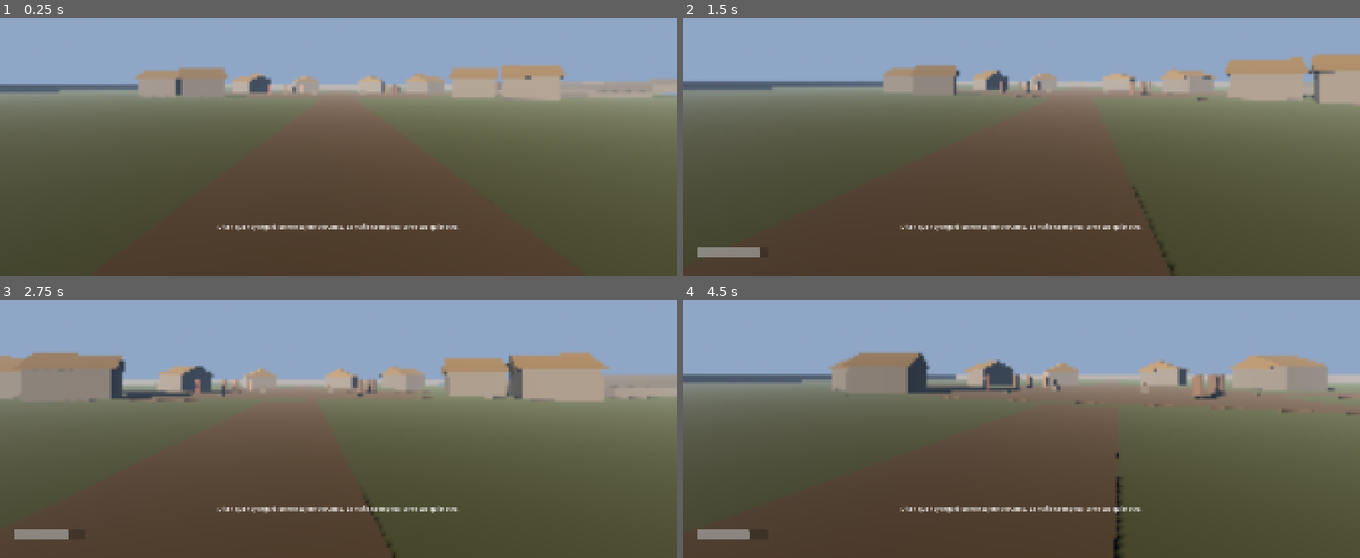
Above: before the commit, frames 1-4 (two rows, left to right).
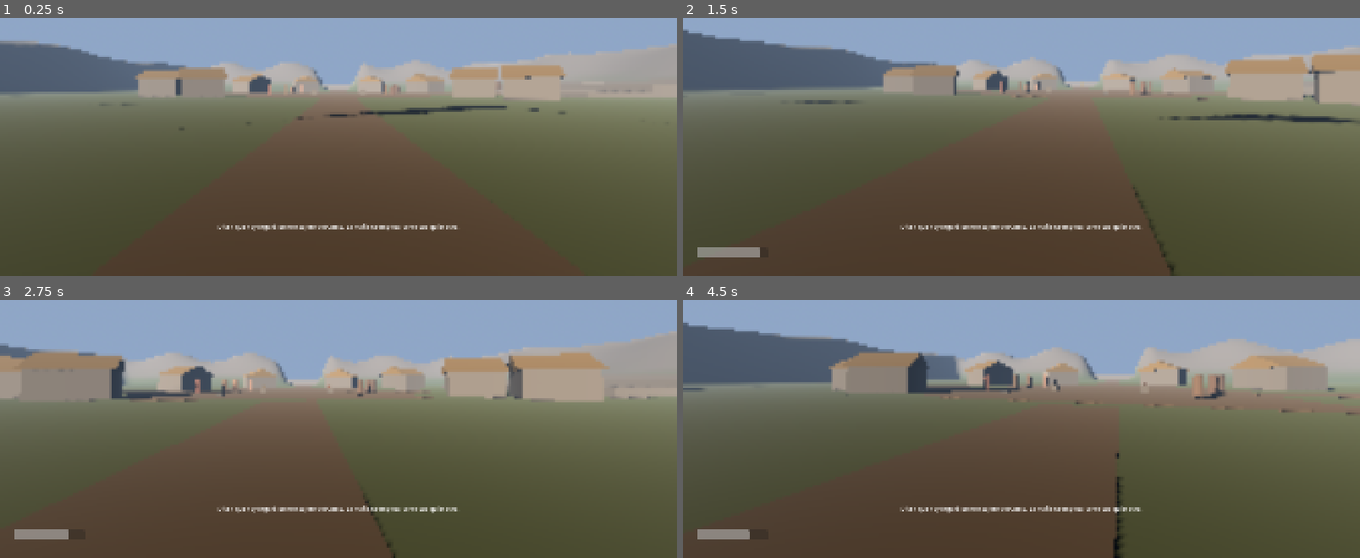
Above: after the commit, the same moments.

Repository: joseamaya/memorias-del-peru
Game: Godot game, scene res://campaigns/01_pachacutec/scenes/world/mundo_base.tscn
Same seed, same stepped clock (60 frames per second), same inputs: the game is played once before the commit and once after it. Sound files missing from this copy of the repository are replaced by a short silence.
Inputs (mouse positions are in pixels of both pictures, inside the frame that each line leads up to):
- Up to frame 1 (0.25 s): no input
- Up to frame 2 (1.5 s): tap Enter at 0.5 s; move the mouse to (1055, 85) at 0.52 s; hold Shift (run) 0.53-1.28 s; hold W (move_forward) from 0.53 s (still down); tap Space (jump) at 0.77 s; move the mouse to (987, 87) at 1.27 s; tap E (interact) at 1.35 s
- Up to frame 3 (2.75 s): keep holding W (move_forward); tap Space (jump) at 1.52 s; tap Shift (run) at 1.55 s; move the mouse to (352, 361) at 2.02 s; hold Shift (run) from 2.03 s (still down)
- Up to frame 4 (4.5 s): keep holding W (move_forward); move the mouse to (1014, 374) at 2.77 s; release Shift (run) at 2.78 s; tap Shift (run) at 2.85, 3.8, 4.35 s; tap Space (jump) at 3.02, 3.77 s; move the mouse to (1068, 372) at 3.52 s; hold E (interact) 3.53-4.28 s; move the mouse to (967, 361) at 4.27 s

The runs differ from the first frame. In frame 1, 7.4% of the frame differs, in the area x 0-100%, y 8-40%; in frame 2, 7.5%; in frame 3, 4.8%; in frame 4, 8.3%, in the area x 0-100%, y 8-35%.

Commit message:
pachacutec(world): pasos en piedra, murmullo, cresta y terrazas macizas
- Pasos por superficie: FootstepSet (core) asocia sonidos a una superficie;
  PlayerFPS consulta el suelo con un rayo corto y usa el metadato
  footstep_surface. Las terrazas se marcan como piedra.
- Murmullo de la plaza (placeholder sintético) desde la noticia hasta la
  llamada, con fundido de entrada y salida.
- Cresta en el borde: el terreno sube ~11 m entre 61 y 73 m con pendiente
  no transitable, laderas color roca y paso abierto en el camino norte.
- Terrazas: los bloques de los niveles 2 y 3 flotaban y el jugador podía
  encajarse bajo las rampas desde el este; ahora son macizos, con relleno
  bajo cada rampa elevada y tapa en su extremo alto.

Añade test_footstep_surfaces, test_plaza_murmur_phases, test_boundary_ridge
y test_terraces_solid; actualiza docs/02, docs/06, LICENSE.md y el alcance.

Co-Authored-By: Claude Opus 5.5 <noreply@anthropic.com>

Diff:
--- a/campaigns/01_pachacutec/scripts/world/mundo_base.gd
+++ b/campaigns/01_pachacutec/scripts/world/mundo_base.gd
@@ -8,6 +8,19 @@
 const TERRAIN_RESOLUTION: int = 64
 const PLATEAU_RADIUS: float = 55.0
 const BOUNDARY_RADIUS: float = 70.0
+## Cresta del borde: el terreno sube entre RIDGE_START y RIDGE_FULL (distancia
+## de Chebyshev al centro) hasta RIDGE_HEIGHT metros, con una pendiente que el
+## jugador no puede subir. Los muros de BOUNDARY_RADIUS quedan como respaldo.
+const RIDGE_START: float = 61.0
+const RIDGE_FULL: float = 73.0
+const RIDGE_HEIGHT: float = 11.0
+## Paso abierto en la cresta norte, por donde llega el mensajero.
+const PASS_HALF_WIDTH: float = 5.0
+const PASS_EDGE: float = 12.0
+const GRASS_COLOR: Color = Color(0.35, 0.4, 0.22, 1.0)
+const ROCK_COLOR: Color = Color(0.46, 0.43, 0.38, 1.0)
+const ROCK_FROM_HEIGHT: float = 1.0
+const ROCK_FULL_HEIGHT: float = 4.0
 const DEBUG_PROFILE_KEY: Key = KEY_F2
 const AMBIENCE_PATH: String = "res://shared_assets/audio/ambience_wind_birds.ogg"
 const FOOTSTEP_PATHS: Array[String] = [
@@ -15,6 +28,21 @@
 	"res://shared_assets/audio/pasos_tierra_02.wav",
 	"res://shared_assets/audio/pasos_tierra_03.wav",
 ]
+const STONE_FOOTSTEP_PATHS: Array[String] = [
+	"res://shared_assets/audio/pasos_piedra_01.wav",
+	"res://shared_assets/audio/pasos_piedra_02.wav",
+	"res://shared_assets/audio/pasos_piedra_03.wav",
+]
+const MURMUR_PATH: String = "res://shared_assets/audio/murmullo_plaza.wav"
+const MURMUR_VOLUME_DB: float = -8.0
+const MURMUR_SILENT_DB: float = -40.0
+const MURMUR_FADE_IN: float = 2.0
+const MURMUR_FADE_OUT: float = 5.0
+## Tapa del extremo alto de cada rampa: grosor y margen bajo la superficie.
+const TERRACE_CAP_THICKNESS: float = 0.3
+const TERRACE_CAP_INSET: float = 0.05
+## Superficie de los muros y rampas de las terrazas.
+const SURFACE_STONE: StringName = &"stone"
 
 @onready var world_environment: WorldEnvironment = $WorldEnvironment
 @onready var sun: DirectionalLight3D = $Inti
@@ -60,16 +88,14 @@
 			var p10: Vector3 = Vector3(x1, _height_at(x1, z0), z0)
 			var p01: Vector3 = Vector3(x0, _height_at(x0, z1), z1)
 			var p11: Vector3 = Vector3(x1, _height_at(x1, z1), z1)
-			surface.add_vertex(p00)
-			surface.add_vertex(p10)
-			surface.add_vertex(p11)
-			surface.add_vertex(p00)
-			surface.add_vertex(p11)
-			surface.add_vertex(p01)
+			for vertex: Vector3 in [p00, p10, p11, p00, p11, p01]:
+				surface.set_color(_terrain_color(vertex.y))
+				surface.add_vertex(vertex)
 	surface.generate_normals()
 	var mesh: ArrayMesh = surface.commit()
 	var material: StandardMaterial3D = StandardMaterial3D.new()
-	material.albedo_color = Color(0.35, 0.4, 0.22, 1.0)
+	material.albedo_color = Color.WHITE
+	material.vertex_color_use_as_albedo = true
 	material.roughness = 1.0
 	var mesh_instance: MeshInstance3D = MeshInstance3D.new()
 	mesh_instance.name = "TerrainMesh"
@@ -91,7 +117,26 @@
 	var distance: float = Vector2(x, z).length()
 	var blend: float = clampf((distance - PLATEAU_RADIUS) / 15.0, 0.0, 1.0)
 	var height: float = 0.7 * sin(x * 0.06) * cos(z * 0.07) + 0.3 * sin((x + z) * 0.11)
-	return height * blend
+	return height * blend + ridge_height_at(x, z)
+
+
+## Altura añadida por la cresta del borde en (x, z); cero en el interior y en
+## el paso norte.
+static func ridge_height_at(x: float, z: float) -> float:
+	var edge_distance: float = maxf(absf(x), absf(z))
+	var rise: float = smoothstep(RIDGE_START, RIDGE_FULL, edge_distance)
+	if rise <= 0.0:
+		return 0.0
+	var roughness: float = 1.0 + 0.18 * sin(x * 0.21) * cos(z * 0.17)
+	var opening: float = 1.0
+	if z < 0.0:
+		opening = smoothstep(PASS_HALF_WIDTH, PASS_EDGE, absf(x))
+	return RIDGE_HEIGHT * rise * roughness * opening
+
+
+func _terrain_color(height: float) -> Color:
+	var rock: float = smoothstep(ROCK_FROM_HEIGHT, ROCK_FULL_HEIGHT, height)
+	return GRASS_COLOR.lerp(ROCK_COLOR, rock)
 
 
 func _build_llacta() -> void:
@@ -170,6 +215,8 @@
 		var neighbors: Array[NpcActor] = [neighbor_one, neighbor_two, neighbor_three]
 		if not event.subtitle_requested.is_connected(_on_subtitle_requested):
 			event.subtitle_requested.connect(_on_subtitle_requested)
+		if not event.phase_changed.is_connected(_on_event_phase_changed):
+			event.phase_changed.connect(_on_event_phase_changed)
 		event.bind(player, plaza_point, messenger, curaca, principals, neighbors, pututu)
 	_setup_ambience()
 
@@ -187,19 +234,83 @@
 	hud.show_subtitle(tr(String(text_key)), seconds)
 
 
+## Indica si el murmullo de la plaza debe sonar en una fase del evento: desde
+## la noticia hasta que suena el pututu.
+static func murmur_plays_in(phase: int) -> bool:
+	return phase == MessengerEvent.Phase.MESSAGE or phase == MessengerEvent.Phase.CALL
+
+
+func _on_event_phase_changed(phase: int) -> void:
+	if murmur_plays_in(phase):
+		_start_murmur()
+	else:
+		_stop_murmur()
+
+
+func _start_murmur() -> void:
+	var murmur: AudioStreamPlayer3D = $EnvironmentAudio.get_node_or_null("PlazaMurmur") as AudioStreamPlayer3D
+	if murmur == null:
+		murmur = _create_murmur()
+	if murmur == null or murmur.playing:
+		return
+	murmur.volume_db = MURMUR_SILENT_DB
+	murmur.play()
+	var tween: Tween = murmur.create_tween()
+	tween.tween_property(murmur, "volume_db", MURMUR_VOLUME_DB, MURMUR_FADE_IN)
+
+
+func _stop_murmur() -> void:
+	var murmur: AudioStreamPlayer3D = $EnvironmentAudio.get_node_or_null("PlazaMurmur") as AudioStreamPlayer3D
+	if murmur == null or not murmur.playing:
+		return
+	var tween: Tween = murmur.create_tween()
+	tween.tween_property(murmur, "volume_db", MURMUR_SILENT_DB, MURMUR_FADE_OUT)
+	tween.tween_callback(murmur.stop)
+
+
+func _create_murmur() -> AudioStreamPlayer3D:
+	# Mismo motivo que el ambiente: el driver «Dummy» no libera reproducciones.
+	if AudioServer.get_driver_name() == "Dummy":
+		return null
+	if not ResourceLoader.exists(MURMUR_PATH):
+		return null
+	var stream: AudioStreamWAV = load(MURMUR_PATH) as AudioStreamWAV
+	if stream == null:
+		return null
+	stream.loop_mode = AudioStreamWAV.LOOP_FORWARD
+	stream.loop_end = roundi(stream.get_length() * float(stream.mix_rate))
+	var murmur: AudioStreamPlayer3D = AudioStreamPlayer3D.new()
+	murmur.name = "PlazaMurmur"
+	murmur.stream = stream
+	murmur.unit_size = 12.0
+	murmur.max_distance = 70.0
+	$EnvironmentAudio.add_child(murmur)
+	murmur.global_position = _plaza_center_flat() + Vector3(0.0, 1.5, -3.0)
+	return murmur
+
+
 func _setup_footsteps() -> void:
 	# Con el driver «Dummy» de las pruebas sin pantalla las reproducciones no se
 	# liberan; los pasos no son objeto de esas pruebas.
 	if AudioServer.get_driver_name() == "Dummy":
 		return
+	player.footstep_streams = _load_streams(FOOTSTEP_PATHS)
+	var stone: FootstepSet = FootstepSet.new()
+	stone.surface = SURFACE_STONE
+	stone.streams = _load_streams(STONE_FOOTSTEP_PATHS)
+	var sets: Array[FootstepSet] = [stone]
+	player.footstep_sets = sets
+
+
+func _load_streams(paths: Array[String]) -> Array[AudioStream]:
 	var streams: Array[AudioStream] = []
-	for path: String in FOOTSTEP_PATHS:
+	for path: String in paths:
 		if not ResourceLoader.exists(path):
 			continue
 		var stream: AudioStream = load(path) as AudioStream
 		if stream != null:
 			streams.append(stream)
-	player.footstep_streams = streams
+	return streams
 
 
 func _setup_ambience() -> void:
@@ -259,17 +370,26 @@
 	return body
 
 
+## Nivel de terraza: dos bloques macizos desde el suelo hasta [param top_y] a
+## ambos lados de una rampa central que sube desde [param bottom_y]. Bajo la
+## rampa, un relleno llega hasta [param bottom_y] y una tapa cierra su extremo
+## alto, para que no quede hueco por el que meterse bajo la rampa.
 func _add_terrace(parent: Node3D, node_name: String, center_x: float, bottom_y: float, top_y: float, material: Material) -> void:
-	var height: float = top_y - bottom_y
-	var center_y: float = bottom_y + height * 0.5
-	_add_box_body(parent, node_name + "North", Vector3(center_x, center_y, -8.5), Vector3(8.0, height, 13.0), material, 1)
-	_add_box_body(parent, node_name + "South", Vector3(center_x, center_y, 8.5), Vector3(8.0, height, 13.0), material, 1)
-	_add_ramp(parent, node_name + "Ramp", Vector3(center_x - 4.0, bottom_y, 0.0), 8.0, height, 4.0, material)
+	var bodies: Array[StaticBody3D] = []
+	bodies.append(_add_box_body(parent, node_name + "North", Vector3(center_x, top_y * 0.5, -8.5), Vector3(8.0, top_y, 13.0), material, 1))
+	bodies.append(_add_box_body(parent, node_name + "South", Vector3(center_x, top_y * 0.5, 8.5), Vector3(8.0, top_y, 13.0), material, 1))
+	bodies.append(_add_ramp(parent, node_name + "Ramp", Vector3(center_x - 4.0, bottom_y, 0.0), 8.0, top_y - bottom_y, 4.0, material))
+	if bottom_y > 0.0:
+		bodies.append(_add_box_body(parent, node_name + "Fill", Vector3(center_x, bottom_y * 0.5, 0.0), Vector3(8.0, bottom_y, 4.0), material, 1))
+	var cap_height: float = top_y - TERRACE_CAP_INSET
+	bodies.append(_add_box_body(parent, node_name + "Cap", Vector3(center_x + 4.0 - TERRACE_CAP_THICKNESS * 0.5, cap_height * 0.5, 0.0), Vector3(TERRACE_CAP_THICKNESS, cap_height, 4.0), material, 1))
+	for body: StaticBody3D in bodies:
+		body.set_meta(PlayerFPS.FOOTSTEP_SURFACE_META, SURFACE_STONE)
 
 
 ## Rampa transitable entre dos niveles de terraza. El cuerpo gira sobre Z y la
 ## cara superior pasa por el punto de arranque.
-func _add_ramp(parent: Node3D, node_name: String, start: Vector3, run: float, rise: float, width: float, material: Material) -> void:
+func _add_ramp(parent: Node3D, node_name: String, start: Vector3, run: float, rise: float, width: float, material: Material) -> StaticBody3D:
 	var angle: float = atan2(rise, run)
 	var length: float = sqrt(run * run + rise * rise)
 	var body: StaticBody3D = StaticBody3D.new()
@@ -292,6 +412,7 @@
 	collision.position = Vector3(0.0, -0.15, 0.0)
 	body.add_child(collision)
 	parent.add_child(body)
+	return body
 
 
 func _add_house(parent: Node3D, index: int, at: Vector3, stone: Material, thatch: Material) -> void:
--- /dev/null
+++ b/core/player/footstep_set.gd
@@ -0,0 +1,13 @@
+class_name FootstepSet
+extends Resource
+## Sonidos de paso para un tipo de superficie.
+##
+## Un cuerpo del mundo declara su superficie con el metadato
+## [constant PlayerFPS.FOOTSTEP_SURFACE_META] (por ejemplo, [code]&"stone"[/code]);
+## el jugador busca el conjunto cuyo [member surface] coincide. Core no conoce
+## superficies concretas: las define cada campaña.
+
+## Identificador de la superficie (coincide con el metadato del suelo).
+@export var surface: StringName = &""
+## Variantes que se alternan en orden.
+@export var streams: Array[AudioStream] = []
--- a/core/player/player_fps.gd
+++ b/core/player/player_fps.gd
@@ -15,6 +15,10 @@
 ## Punto del ciclo de balanceo en que suena el paso: el mínimo de sin(), cuando
 ## la cámara está más baja.
 const FOOTSTEP_CYCLE_POINT: float = 0.75
+## Metadato con el que un cuerpo del mundo declara su superficie de paso.
+const FOOTSTEP_SURFACE_META: StringName = &"footstep_surface"
+## Distancia bajo los pies a la que se busca el suelo para elegir el sonido.
+const FOOTSTEP_PROBE_DEPTH: float = 0.4
 ## Segundos tras _ready() antes del intento de captura de respaldo.
 const INITIAL_CAPTURE_DELAY: float = 0.3
 
@@ -38,8 +42,11 @@
 @export var bob_min_speed: float = 0.1
 
 @export_group("Pasos")
-## Variantes de sonido de paso; se alternan en orden. Vacío: sin pasos.
+## Variantes de sonido de paso por defecto (suelo sin superficie declarada);
+## se alternan en orden. Vacío: sin pasos por defecto.
 @export var footstep_streams: Array[AudioStream] = []
+## Conjuntos por superficie; tienen prioridad sobre los de por defecto.
+@export var footstep_sets: Array[FootstepSet] = []
 @export var footstep_volume_db: float = -10.0
 
 @export_group("Estamina")
@@ -266,12 +273,51 @@
 		_play_footstep()
 
 
+## Superficie declarada por un cuerpo del mundo, o vacía si no declara ninguna.
+static func surface_of(collider: Object) -> StringName:
+	if collider == null or not collider.has_meta(FOOTSTEP_SURFACE_META):
+		return &""
+	var surface: StringName = collider.get_meta(FOOTSTEP_SURFACE_META)
+	return surface
+
+
+## Devuelve el siguiente sonido de paso para [param surface] y avanza la
+## alternancia. Sin conjunto para esa superficie usa [member footstep_streams];
+## devuelve [code]null[/code] si no hay ninguno.
+func next_footstep_stream(surface: StringName) -> AudioStream:
+	var streams: Array[AudioStream] = footstep_streams
+	if surface != &"":
+		for footstep_set: FootstepSet in footstep_sets:
+			if footstep_set != null and footstep_set.surface == surface and not footstep_set.streams.is_empty():
+				streams = footstep_set.streams
+				break
+	if streams.is_empty():
+		return null
+	var stream: AudioStream = streams[_footstep_index % streams.size()]
+	_footstep_index += 1
+	return stream
+
+
+func _floor_surface() -> StringName:
+	var space: PhysicsDirectSpaceState3D = get_world_3d().direct_space_state
+	var origin: Vector3 = global_position + Vector3.UP * 0.1
+	var query: PhysicsRayQueryParameters3D = PhysicsRayQueryParameters3D.create(
+		origin, origin + Vector3.DOWN * (0.1 + FOOTSTEP_PROBE_DEPTH), collision_mask, [get_rid()]
+	)
+	var hit: Dictionary = space.intersect_ray(query)
+	if hit.is_empty():
+		return &""
+	var collider: Object = hit.get("collider")
+	return surface_of(collider)
+
+
 func _play_footstep() -> void:
 	footstep_taken.emit()
-	if footstep_streams.is_empty() or AudioManager == null:
-		return
-	var stream: AudioStream = footstep_streams[_footstep_index % footstep_streams.size()]
-	_footstep_index = (_footstep_index + 1) % footstep_streams.size()
+	if AudioManager == null:
+		return
+	var stream: AudioStream = next_footstep_stream(_floor_surface())
+	if stream == null:
+		return
 	AudioManager.play_sfx(stream, footstep_volume_db)
 
 
--- /dev/null
+++ b/tests/test_boundary_ridge.gd
@@ -0,0 +1,31 @@
+extends RefCounted
+## Comprueba la cresta del borde: el interior, el inicio y el paso norte del
+## mensajero quedan a nivel; el borde sube más de 8 m y su ladera supera los
+## 45° (límite de pendiente transitable del CharacterBody3D por defecto).
+
+const WORLD_SCRIPT: String = "res://campaigns/01_pachacutec/scripts/world/mundo_base.gd"
+
+
+func _ridge(world_script: GDScript, x: float, z: float) -> float:
+	var height: float = world_script.call("ridge_height_at", x, z)
+	return height
+
+
+func test_boundary_ridge() -> bool:
+	var world_script: GDScript = load(WORLD_SCRIPT) as GDScript
+	if world_script == null:
+		return false
+	var ok: bool = true
+	# Interior, inicio (camino sur) y terrazas: sin cresta.
+	for point: Vector2 in [Vector2(0, 0), Vector2(0, 45), Vector2(40, 40), Vector2(50, 0)]:
+		ok = ok and is_zero_approx(_ridge(world_script, point.x, point.y))
+	# Paso norte: el mensajero sale de z = -60 y la comitiva sale por z = -52.
+	for z: float in [-52.0, -60.0, -66.0, -74.0]:
+		ok = ok and _ridge(world_script, 0.0, z) < 0.5
+	# Borde en los cuatro lados (fuera del paso): más de 8 m.
+	for point: Vector2 in [Vector2(72, 0), Vector2(-72, 0), Vector2(0, 72), Vector2(25, -72)]:
+		ok = ok and _ridge(world_script, point.x, point.y) > 8.0
+	# Ladera: en el tramo central sube más de 1 m por metro (> 45°).
+	var slope: float = (_ridge(world_script, 68.0, 0.0) - _ridge(world_script, 66.0, 0.0)) / 2.0
+	ok = ok and slope > 1.0
+	return ok
--- /dev/null
+++ b/tests/test_footstep_surfaces.gd
@@ -0,0 +1,62 @@
+extends RefCounted
+## Comprueba los pasos por superficie: el jugador elige el conjunto de la
+## superficie que pisa, recurre al de por defecto si no hay conjunto, y las
+## terrazas del mundo se declaran de piedra mientras el terreno no declara nada.
+
+const PLAYER_PATH: String = "res://core/player/player_fps.tscn"
+const WORLD_PATH: String = "res://campaigns/01_pachacutec/scenes/world/mundo_base.tscn"
+
+
+func _surface_selection_ok() -> bool:
+	var ok: bool = true
+	ok = ok and PlayerFPS.surface_of(null) == &""
+	var plain: Node = Node.new()
+	ok = ok and PlayerFPS.surface_of(plain) == &""
+	plain.set_meta(PlayerFPS.FOOTSTEP_SURFACE_META, &"stone")
+	ok = ok and PlayerFPS.surface_of(plain) == &"stone"
+	plain.free()
+
+	var player: PlayerFPS = (load(PLAYER_PATH) as PackedScene).instantiate() as PlayerFPS
+	ok = ok and player.next_footstep_stream(&"stone") == null
+	var dirt_a: AudioStream = AudioStreamGenerator.new()
+	var dirt_b: AudioStream = AudioStreamGenerator.new()
+	var stone_a: AudioStream = AudioStreamGenerator.new()
+	var defaults: Array[AudioStream] = [dirt_a, dirt_b]
+	player.footstep_streams = defaults
+	var stone: FootstepSet = FootstepSet.new()
+	stone.surface = &"stone"
+	var stone_streams: Array[AudioStream] = [stone_a]
+	stone.streams = stone_streams
+	var sets: Array[FootstepSet] = [stone]
+	player.footstep_sets = sets
+	var first: AudioStream = player.next_footstep_stream(&"")
+	var on_stone: AudioStream = player.next_footstep_stream(&"stone")
+	var unknown: AudioStream = player.next_footstep_stream(&"mud")
+	ok = ok and (first == dirt_a or first == dirt_b)
+	ok = ok and on_stone == stone_a
+	ok = ok and (unknown == dirt_a or unknown == dirt_b)
+	# La alternancia cambia de variante entre pasos consecutivos.
+	ok = ok and player.next_footstep_stream(&"") != player.next_footstep_stream(&"")
+	player.free()
+	return ok
+
+
+func _world_marks_ok() -> bool:
+	var tree: SceneTree = Engine.get_main_loop() as SceneTree
+	if tree == null:
+		return false
+	var world: Node = (load(WORLD_PATH) as PackedScene).instantiate()
+	tree.root.add_child(world)
+	var ok: bool = true
+	for level: String in ["Terrace01", "Terrace02", "Terrace03"]:
+		for part: String in ["North", "South", "Ramp"]:
+			var body: Node = world.get_node_or_null("Llacta/Terraces/%s%s" % [level, part])
+			ok = ok and body != null and PlayerFPS.surface_of(body) == &"stone"
+	var terrain_body: Node = world.get_node_or_null("Terrain/TerrainBody")
+	ok = ok and terrain_body != null and PlayerFPS.surface_of(terrain_body) == &""
+	world.free()
+	return ok
+
+
+func test_footstep_surfaces() -> bool:
+	return _surface_selection_ok() and _world_marks_ok()
--- /dev/null
+++ b/tests/test_plaza_murmur_phases.gd
@@ -0,0 +1,27 @@
+extends RefCounted
+## Comprueba que el murmullo de la plaza suena desde la noticia hasta la
+## llamada, calla en las demás fases y que su recurso existe y es un WAV.
+
+const WORLD_SCRIPT: String = "res://campaigns/01_pachacutec/scripts/world/mundo_base.gd"
+const MURMUR_PATH: String = "res://shared_assets/audio/murmullo_plaza.wav"
+
+
+func test_plaza_murmur_phases() -> bool:
+	var world_script: GDScript = load(WORLD_SCRIPT) as GDScript
+	if world_script == null:
+		return false
+	var ok: bool = true
+	var expected: Dictionary[int, bool] = {
+		MessengerEvent.Phase.IDLE: false,
+		MessengerEvent.Phase.ARRIVAL: false,
+		MessengerEvent.Phase.MESSAGE: true,
+		MessengerEvent.Phase.CALL: true,
+		MessengerEvent.Phase.DEPARTURE: false,
+		MessengerEvent.Phase.DONE: false,
+	}
+	for phase: int in expected:
+		var plays: bool = world_script.call("murmur_plays_in", phase)
+		ok = ok and plays == expected[phase]
+	ok = ok and ResourceLoader.exists(MURMUR_PATH)
+	ok = ok and load(MURMUR_PATH) is AudioStreamWAV
+	return ok
--- /dev/null
+++ b/tests/test_terraces_solid.gd
@@ -0,0 +1,43 @@
+extends RefCounted
+## Comprueba que las terrazas son macizas: los bloques llegan al suelo, bajo
+## cada rampa elevada hay relleno hasta su arranque y una tapa cierra el
+## extremo alto. Antes, los niveles 2 y 3 flotaban y el jugador podía quedarse
+## encajado bajo la rampa entrando desde el este.
+
+const WORLD_PATH: String = "res://campaigns/01_pachacutec/scenes/world/mundo_base.tscn"
+const LEVELS: Array[String] = ["Terrace01", "Terrace02", "Terrace03"]
+const TOLERANCE: float = 0.01
+
+
+## Altura de la base (y mínima) de la caja de colisión de un cuerpo.
+func _bottom_of(body: StaticBody3D) -> float:
+	for child: Node in body.get_children():
+		var shape_node: CollisionShape3D = child as CollisionShape3D
+		if shape_node == null:
+			continue
+		var box: BoxShape3D = shape_node.shape as BoxShape3D
+		if box != null:
+			return body.global_position.y + shape_node.position.y - box.size.y * 0.5
+	return INF
+
+
+func test_terraces_solid() -> bool:
+	var tree: SceneTree = Engine.get_main_loop() as SceneTree
+	if tree == null:
+		return false
+	var world: Node = (load(WORLD_PATH) as PackedScene).instantiate()
+	tree.root.add_child(world)
+	var ok: bool = true
+	for index: int in range(LEVELS.size()):
+		var level: String = LEVELS[index]
+		for part: String in ["North", "South", "Cap"]:
+			var body: StaticBody3D = world.get_node_or_null("Llacta/Terraces/%s%s" % [level, part]) as StaticBody3D
+			ok = ok and body != null and absf(_bottom_of(body)) < TOLERANCE
+		var fill: StaticBody3D = world.get_node_or_null("Llacta/Terraces/%sFill" % level) as StaticBody3D
+		if index == 0:
+			# La primera rampa arranca en el suelo: no necesita relleno.
+			ok = ok and fill == null
+		else:
+			ok = ok and fill != null and absf(_bottom_of(fill)) < TOLERANCE
+	world.free()
+	return ok
Not shown, added: core/player/footstep_set.gd.uid
Not shown, added: shared_assets/audio/murmullo_plaza.wav.import
Not shown, added: shared_assets/audio/pasos_piedra_01.wav.import
Not shown, added: shared_assets/audio/pasos_piedra_02.wav.import
Not shown, added: shared_assets/audio/pasos_piedra_03.wav.import
Not shown, added: tests/test_boundary_ridge.gd.uid
Not shown, added: tests/test_footstep_surfaces.gd.uid
Not shown, added: tests/test_plaza_murmur_phases.gd.uid
Not shown, added: tests/test_terraces_solid.gd.uid
Not shown, changed: campaigns/01_pachacutec/documentation/alcance_vertical_slice.md
Not shown, changed: docs/02_arquitectura.md
Not shown, changed: docs/06_estrategia_de_pruebas.md
(and 5 more such lines)
